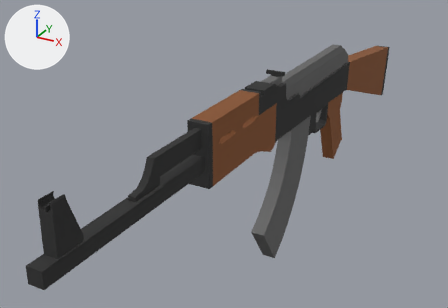
The OBJ model res/weapons/ak47/AK47.obj, before and after one commit.
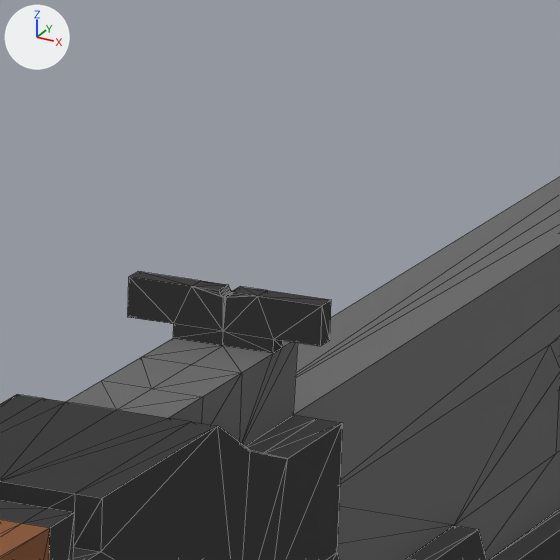
Old and new are each drawn whole from a camera (50 mm lens) standing at (32.1, -126.3, 22.7) and looking at (-8.0, -53.5, -13.7) and again close up on the part from 57% to 68% of the width and 14% to 31% of the height. Lighting does not change. The marker at upper left points along +X, +Y and +Z. The close-ups show mesh edges as thin lines. Where no turn or scale is listed for an object, it has been applied to the vertices.

Script lines for the objects in view, before the commit:
```python
me_ak47 = bpy.data.meshes.new('AK47')
me_ak47.from_pydata(...)  # 581 vertices, 1180 faces; spans x -1.3..1.3, y -98.3..0.0, z -28.4..0.5
# faces by material slot: [686, 272, 217, 5]
me_ak47.materials.append(mat_lambert3sg)  # black #303030
me_ak47.materials.append(mat_lambert2sg)  # brown #895530
me_ak47.materials.append(mat_lambert4sg)  # dark grey #696969
me_ak47.materials.append(mat_lambert5sg)  # light grey #dddddd
ob_ak47 = bpy.data.objects.new('AK47', me_ak47)
ob_ak47.location = (0.0, 0.0, 0.0)
```
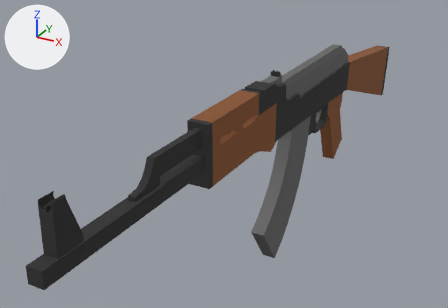
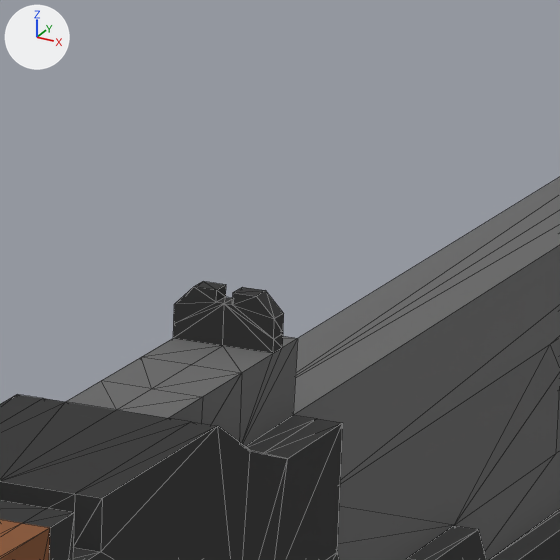
Boxes [x1, y1, x2, y2] around the edits, measured in the close-ups (560 x 560 px):
part 1 of me_ak47, cut back
    before: [128, 271, 331, 353]
    after: [173, 281, 284, 353]

Patch to the scene script:
```diff
--- a/res/weapons/ak47/AK47.obj.py
+++ b/res/weapons/ak47/AK47.obj.py
@@ me_ak47 @@
 # used by ob_ak47; location = (0.0, 0.0, 0.0)
-me_ak47.from_pydata(...)  # 581 vertices, 1180 faces; spans x -1.3..1.3, y -98.3..0.0, z -28.4..0.5
+me_ak47.from_pydata(...)  # 571 vertices, 1152 faces; spans x -1.3..1.3, y -98.3..0.0, z -28.4..0.5
+# me_ak47 part 1
+# 24 vertices are removed from x -1.3..1.3, y -54.1..-53.8, z -0.5..0.0
+# 74 faces are deleted
+# 14 vertices are added at x -0.7..0.7, y -54.1..-53.8, z -0.5..-0.2
+# 46 new faces join them, mat_lambert3sg (black #303030)
 me_ak47.materials.append(mat_lambert3sg)
```
